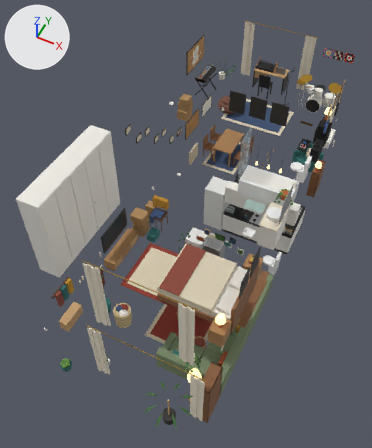
The glTF model art/models/home/shenton/shenton_interior.glb, before and after one commit.
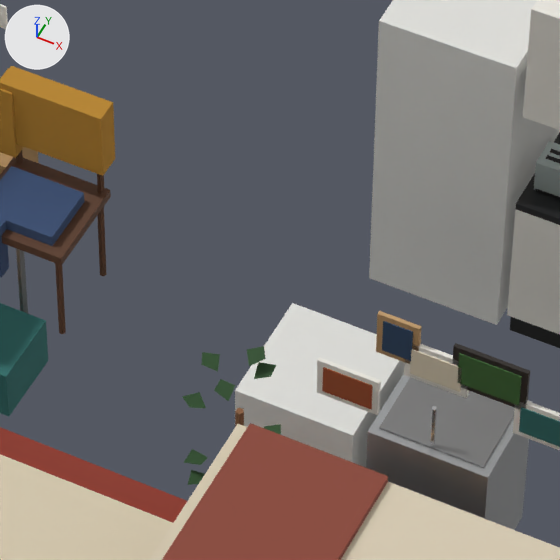
The first picture shows the older version from a 50 mm camera at (7.26, -5.02, 14.36) aimed at (2.54, 4.43, 2.55). The close-ups show the older and then the newer version on the part from 41% to 62% of the width and 42% to 59% of the height of that picture. Only the edits that show in the close-ups are written down. Every picture has the same lights, and +X, +Y and +Z are marked at upper left.

Names of what the first close-up shows: 'Bed-col', 'Chair_Clothes', 'Dress_Toaster', 'Fridge-col', 'Gallery', 'Kitchen_Back-col', 'Plant_Fiddle', 'Rug_Bed1', 'Trough-col', 'Vacuum', 'Washer-col' and 2 more.
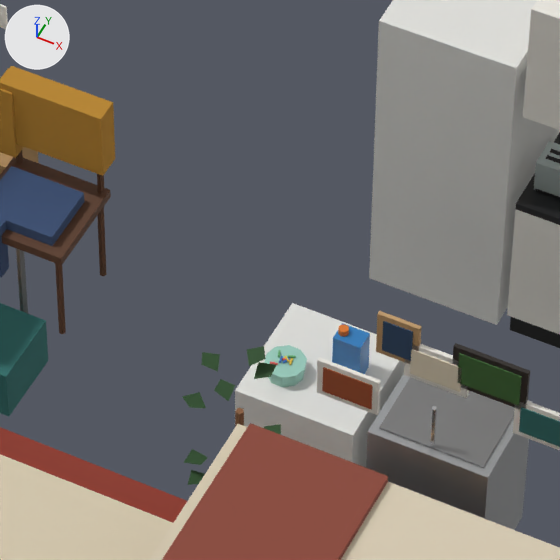
The change, as a diff of the scene's bpy script:
```diff
--- a/art/models/home/shenton/shenton_interior.glb.py
+++ b/art/models/home/shenton/shenton_interior.glb.py
@@ mat_l_peg_3 @@
+mat_l_peg_3 = principled_material('L_peg_3')
+mat_l_peg_3.base_color = (0.114, 0.423, 0.144)  # green #5fae6a
@@ mat_l_peg_tub @@
+mat_l_peg_tub = principled_material('L_peg_tub')
+mat_l_peg_tub.base_color = (0.332, 0.624, 0.527)  # green #9ccfc0
+mat_l_peg_tub.roughness = 0.6
@@ mat_l_peg_0 @@
+mat_l_peg_0 = principled_material('L_peg_0')
+mat_l_peg_0.base_color = (0.745, 0.102, 0.102)  # red #e05a5a
@@ mat_l_peg_2 @@
+mat_l_peg_2 = principled_material('L_peg_2')
+mat_l_peg_2.base_color = (0.807, 0.578, 0.0513)  # yellow #e8c840
@@ mat_l_peg_1 @@
+mat_l_peg_1 = principled_material('L_peg_1')
+mat_l_peg_1.base_color = (0.0423, 0.195, 0.631)  # blue #3a7ad0
@@ mat_l_detergent @@
+mat_l_detergent = principled_material('L_detergent')
+mat_l_detergent.base_color = (0.0284, 0.212, 0.527)  # blue #2f7fc0
+mat_l_detergent.roughness = 0.35
@@ mat_l_label_white @@
+mat_l_label_white = principled_material('L_label_white')
+mat_l_label_white.base_color = (0.888, 0.888, 0.855)  # white #f2f2ee
+mat_l_label_white.roughness = 0.6
@@ mat_l_cap_orange @@
+mat_l_cap_orange = principled_material('L_cap_orange')
+mat_l_cap_orange.base_color = (0.745, 0.195, 0.0232)  # orange #e07a2a
+mat_l_cap_orange.roughness = 0.4
@@ me_dress_pegbasket @@
+me_dress_pegbasket.from_pydata(...)  # 84 vertices, 132 faces; spans x 2.26..2.46, y 5.155..5.345, z 1.0..1.096
+# faces by material slot: [36, 24, 24, 24, 24]
+me_dress_pegbasket.materials.append(mat_l_peg_tub)  # green #9ccfc0
+me_dress_pegbasket.materials.append(mat_l_peg_0)  # red #e05a5a
+me_dress_pegbasket.materials.append(mat_l_peg_1)  # blue #3a7ad0
+me_dress_pegbasket.materials.append(mat_l_peg_2)  # yellow #e8c840
+me_dress_pegbasket.materials.append(mat_l_peg_3)  # green #5fae6a
@@ me_dress_detergent @@
+me_dress_detergent.from_pydata(...)  # 32 vertices, 52 faces; spans x 2.55..2.69, y 5.35..5.451, z 1.0..1.27
+# faces by material slot: [12, 12, 28]
+me_dress_detergent.materials.append(mat_l_detergent)  # blue #2f7fc0
+me_dress_detergent.materials.append(mat_l_label_white)  # white #f2f2ee
+me_dress_detergent.materials.append(mat_l_cap_orange)  # orange #e07a2a
@@ ob_dress_pegbasket @@
+ob_dress_pegbasket = bpy.data.objects.new('Dress_PegBasket', me_dress_pegbasket)
+ob_dress_pegbasket.location = (0.0, 0.0, 0.0)
@@ ob_dress_detergent @@
+ob_dress_detergent = bpy.data.objects.new('Dress_Detergent', me_dress_detergent)
+ob_dress_detergent.location = (0.0, 0.0, 0.0)
```

Boxes [x1, y1, x2, y2] around the edits, measured in the close-ups (560 x 560 px):
'Dress_Detergent', added: after [332, 323, 370, 374]
    faces in mat_l_detergent (blue #2f7fc0): [332, 323, 370, 374]
'Dress_PegBasket', added: after [264, 345, 307, 387]
    faces in mat_l_peg_tub (green #9ccfc0): [264, 345, 307, 387]
